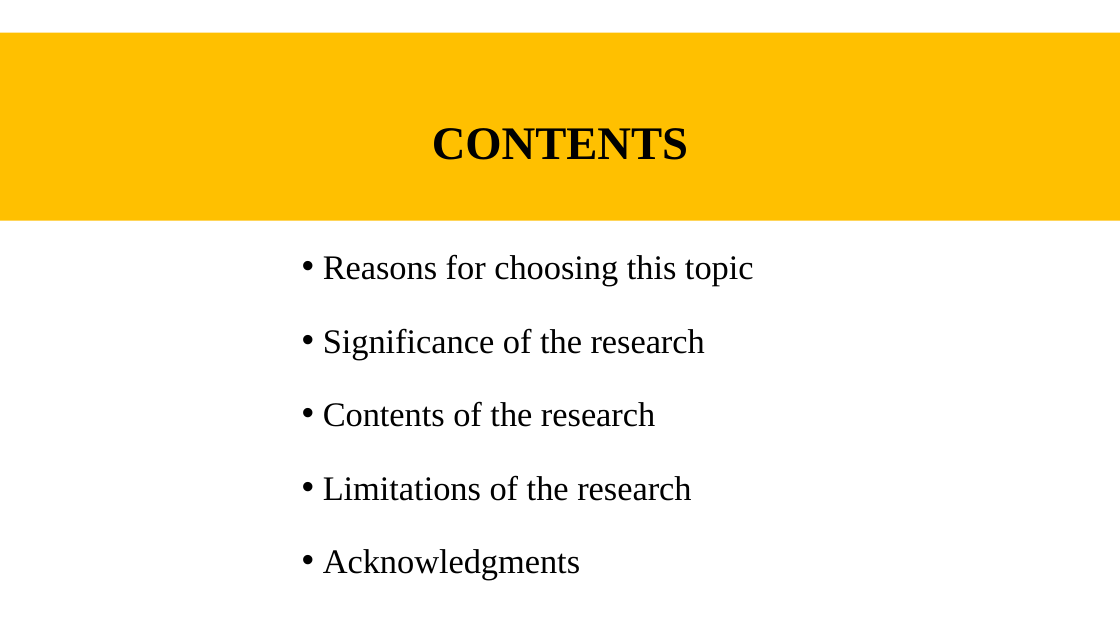
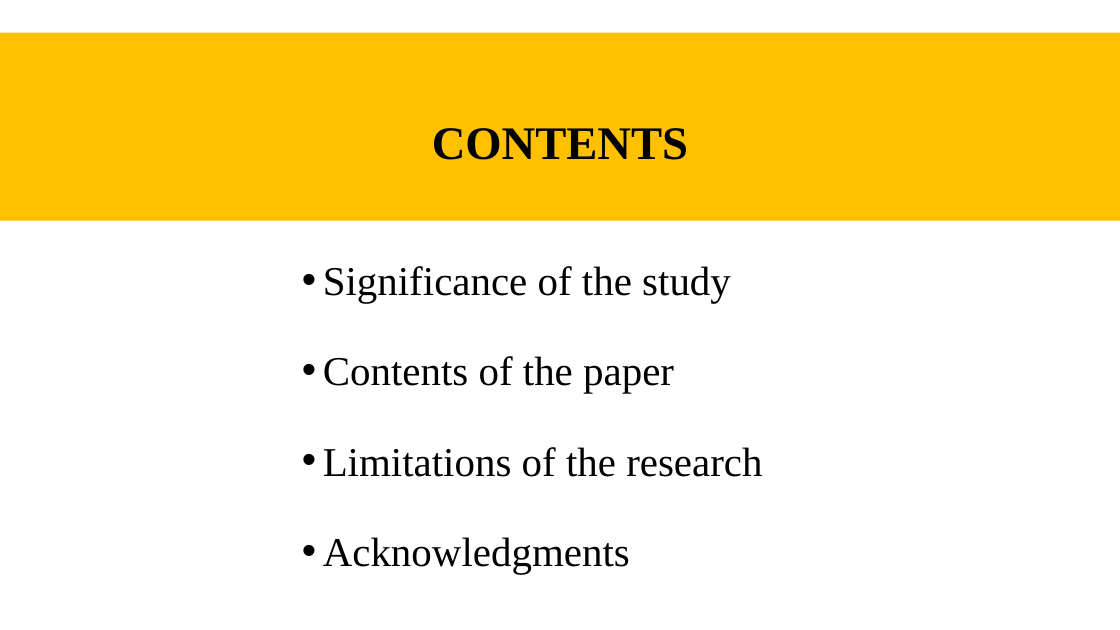
Before and after one commit to bruceleslie/bruceleslie.github.io, a slide deck: slide 2 of 王新强_论文答辩.pptx. Drawn at 1120x630 pixels with LibreOffice and Linux fonts; fonts in the diff are those of the drawing. Boxes give left, top, right and bottom in pixels: in the first picture for what was removed or moved away, otherwise in the second. Text is boxed around its words. In the diff, an @@ line names an element or a change of style, - is before the commit and + after.

```diff
--- a/王新强_论文答辩.pptx
+++ b/王新强_论文答辩.pptx
@@ text at box(323, 266, 731, 393): text changed; size 29.4 to 35.1 pt @@
-• Reasons for choosing this topic
-• Significance of the research
-• Contents of the research
+• Significance of the study
+• Contents of the paper
@@ text at box(323, 447, 762, 574): size 29.4 to 35.1 pt in "Limitations of the research", "Acknowledgments"; line spacing 1.5 to 1.6 @@
```
Also in this commit, not shown: 1 other slide changed, 1 slide removed.
